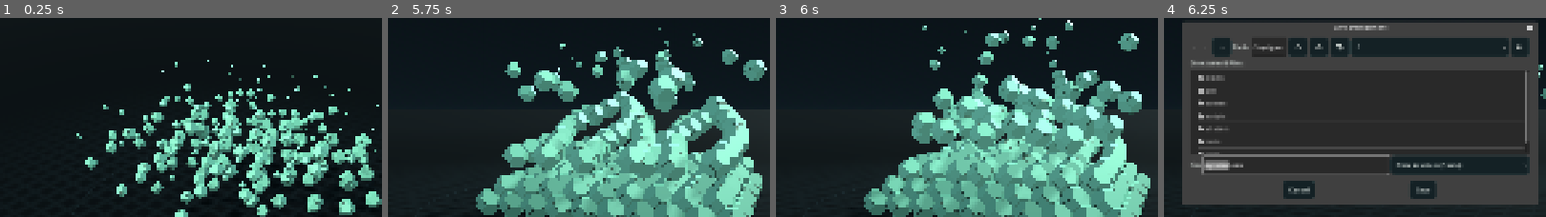
Above: before the commit, frames 1-4 (left to right).
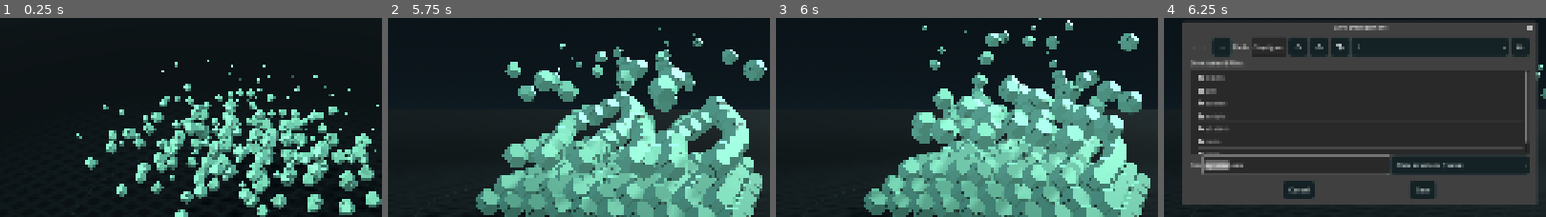
Above: after the commit, the same moments.

Repository: makevoid/godocta
Game: Godot game, scene res://scenes/main.tscn
Two runs of this game, one before a commit and one after it. Both use one fixed random seed, a clock stepped at 60 frames per second and the inputs below.
Inputs (mouse positions are % of the whole screen's width and height, from its top left):
- Up to frame 1 (0.25 s): no input
- Up to frame 2 (5.75 s): click "Replay R" at 0.5 s; click "Replay R" at 1.25 s; click "Replay R" at 2 s; tap Enter at 2.75 s; move the mouse to (72, 45) at 2.77 s; hold Right 2.78-3.5 s; tap 1 at 2.85 s; click (72, 45) at 2.92 s; tap Space at 3.02 s; drag from (30, 55) to (45, 70) at 3.52 s; move the mouse to (60, 27) at 4.27 s; hold Right 4.28-5 s; tap 3 at 4.35 s; drag from (45, 70) to (20, 35) at 5.02 s
- Up to frame 3 (6 s): move the mouse to (80, 65) at 5.77 s; hold Left from 5.78 s (still down); tap 5 at 5.85 s
- Up to frame 4 (6.25 s): keep holding Left; tap Space at 6.02 s
The pictures show only the part of the screen within x 24-74%, y 17-67%; the shares and areas given below are measured in that part.

Frames 1-3 are identical in both runs. In frame 4, 0.1% of the frame differs, in the area x 39-98%, y 3-76%.

Commit message:
add octas

Diff:
--- a/scripts/rendering/world_theme.gd
+++ b/scripts/rendering/world_theme.gd
@@ -66,4 +66,127 @@
 			"silhouette": Color("59607a"), "silhouette_height": 0.03, "silhouette_city": 1.0, "silhouette_seed": 5.0, "haze": 0.35,
 			"ground": Color("1f3d4f"), "water": 1.0, "water_level": 0.25, "azimuth": -60.0,
 		}),
+		# Paris parkland with a low city skyline in the haze.
+		"eiffel_tower": _late_afternoon({
+			"zenith": Color("6a84aa"), "horizon": Color("efd2b0"), "below": Color("b9b29c"),
+			"silhouette": Color("7d8296"), "silhouette_height": 0.035, "silhouette_city": 1.0, "silhouette_seed": 9.0, "haze": 0.45,
+			"ground": Color("4a5c36"), "mottle": 0.3, "azimuth": -45.0,
+		}),
+		# Red Square: paved city plaza, a low Moscow skyline in the haze.
+		"st_basils_cathedral": _late_afternoon({
+			"zenith": Color("6a82aa"), "horizon": Color("ead2b6"), "below": Color("a8a499"),
+			"silhouette": Color("6f7488"), "silhouette_height": 0.035, "silhouette_city": 1.0, "silhouette_seed": 9.0, "haze": 0.45,
+			"ground": Color("55524c"), "mottle": 0.2, "azimuth": -40.0,
+		}),
+		# Hazy Agra afternoon over the dusty Yamuna plain.
+		"taj_mahal": _late_afternoon({
+			"zenith": Color("7189ab"), "horizon": Color("efd2b0"), "below": Color("c4b294"),
+			"silhouette": Color("8d8a70"), "silhouette_height": 0.035, "silhouette_seed": 13.0, "haze": 0.6,
+			"ground": Color("6b6646"), "mottle": 0.3, "azimuth": -30.0,
+		}),
+		# Open Caribbean sea; the hull sits in the water.
+		"pirate_galleon": _late_afternoon({
+			"zenith": Color("5a7fae"), "horizon": Color("ecd5bd"), "below": Color("a3bfcc"),
+			"cloud_scale": 1.2,
+			"ground": Color("1b5468"), "water": 1.0, "water_level": 2.4, "azimuth": -30.0,
+		}),
+		# Grassy plain with low wooded hills; the moat is part of the build.
+		"japanese_castle": _late_afternoon({
+			"zenith": Color("6a82a8"), "horizon": Color("ebd2bc"), "below": Color("b5b49c"),
+			"silhouette": Color("6f7f6c"), "silhouette_height": 0.07, "silhouette_seed": 13.0, "haze": 0.5,
+			"ground": Color("4a5e34"), "mottle": 0.3, "azimuth": -30.0,
+		}),
+		# Atlantic coast; the sea layer is part of the build and runs on into the theme ocean.
+		"lighthouse_cove": _late_afternoon({
+			"zenith": Color("5c7fac"), "horizon": Color("ead6c2"), "below": Color("a6bccb"),
+			"cloud_scale": 1.2, "haze": 0.4,
+			"ground": Color("1e5670"), "water": 1.0, "water_level": 0.6, "azimuth": -35.0,
+		}),
+		# Île de la Cité: the Seine around the island, a low Paris skyline in the haze.
+		"gothic_cathedral": _late_afternoon({
+			"zenith": Color("6a84aa"), "horizon": Color("efd4b4"), "below": Color("a7b4b8"),
+			"silhouette": Color("7d8296"), "silhouette_height": 0.035, "silhouette_city": 1.0, "silhouette_seed": 11.0, "haze": 0.45,
+			"ground": Color("2a5a6e"), "water": 1.0, "water_level": 0.35, "azimuth": -45.0,
+		}),
+		# Alpine meadow below blue Bavarian mountains.
+		"neuschwanstein": _late_afternoon({
+			"zenith": Color("6584ad"), "horizon": Color("ecd3b8"), "below": Color("b3b59e"),
+			"silhouette": Color("6a7a96"), "silhouette_height": 0.16, "silhouette_seed": 18.0, "haze": 0.5,
+			"ground": Color("44592f"), "mottle": 0.35, "azimuth": -35.0,
+		}),
+		# Hazy London afternoon on the Thames, a low city skyline beyond.
+		"tower_bridge": _late_afternoon({
+			"zenith": Color("6680a8"), "horizon": Color("e8cfb4"), "below": Color("9aa3ad"),
+			"cloud_color": Color("d8c8bf"),
+			"silhouette": Color("6c7286"), "silhouette_height": 0.035, "silhouette_city": 1.0, "silhouette_seed": 7.0, "haze": 0.5,
+			"ground": Color("2a4a5c"), "water": 1.0, "water_level": 0.6, "azimuth": -40.0,
+		}),
+		# Tuscan meadow with low ochre hills and a faint city skyline in the haze.
+		"piazza_dei_miracoli": _late_afternoon({
+			"zenith": Color("6b86ac"), "horizon": Color("efd6b4"), "below": Color("b8b49a"),
+			"silhouette": Color("8a8c78"), "silhouette_height": 0.04, "silhouette_city": 1.0, "silhouette_seed": 13.0, "haze": 0.45,
+			"ground": Color("4b6034"), "mottle": 0.3, "azimuth": -40.0,
+		}),
+		# Beijing parkland in a hazy afternoon, a low city skyline beyond the cypresses.
+		"temple_of_heaven": _late_afternoon({
+			"zenith": Color("6a82a6"), "horizon": Color("e8d0b4"), "below": Color("b0ad98"),
+			"silhouette": Color("767c8c"), "silhouette_height": 0.03, "silhouette_city": 1.0, "silhouette_seed": 21.0, "haze": 0.55,
+			"ground": Color("475a33"), "mottle": 0.3, "azimuth": -35.0,
+		}),
+		# Desert floor under a high sky, distant red mesas in the haze.
+		"wild_west_town": _late_afternoon({
+			"zenith": Color("5f86b8"), "horizon": Color("f0d2a8"), "below": Color("c9a882"),
+			"silhouette": Color("b0674a"), "silhouette_height": 0.06, "silhouette_seed": 17.0, "haze": 0.45,
+			"ground": Color("b98f5e"), "mottle": 0.3, "azimuth": -40.0,
+		}),
+		# Provençal garrigue: dry olive-green hills in a warm haze above the Gardon gorge.
+		"pont_du_gard": _late_afternoon({
+			"zenith": Color("6886ad"), "horizon": Color("efd5b2"), "below": Color("b9b49a"),
+			"silhouette": Color("7f8a6e"), "silhouette_height": 0.06, "silhouette_seed": 17.0, "haze": 0.5,
+			"ground": Color("56603c"), "mottle": 0.3, "azimuth": -40.0,
+		}),
+		# Florida coastal scrub at Cape Canaveral; a flat, hazy Atlantic horizon.
+		"saturn_v_launch": _late_afternoon({
+			"zenith": Color("5f82ae"), "horizon": Color("ecd6bc"), "below": Color("b2b49a"),
+			"cloud_scale": 1.2,
+			"silhouette": Color("7f8c7a"), "silhouette_height": 0.02, "silhouette_seed": 21.0, "haze": 0.45,
+			"ground": Color("4d6136"), "mottle": 0.3, "azimuth": -40.0,
+		}),
+		# Aegean caldera: deep blue sea and a hazy line of island ridges.
+		"santorini": _late_afternoon({
+			"zenith": Color("5a80b0"), "horizon": Color("efd6bc"), "below": Color("9fbccc"),
+			"silhouette": Color("7d7f8c"), "silhouette_height": 0.05, "silhouette_seed": 21.0, "haze": 0.4,
+			"ground": Color("1d5873"), "water": 1.0, "water_level": 0.6, "azimuth": -35.0,
+		}),
+		# Open Pacific swell; the hull sits in the water.
+		"battleship": _late_afternoon({
+			"zenith": Color("5c7ca8"), "horizon": Color("e4d6c8"), "below": Color("a2b6c6"),
+			"cloud_scale": 1.3, "haze": 0.35,
+			"ground": Color("1c4a64"), "water": 1.0, "water_level": 4.6, "azimuth": -35.0,
+		}),
+		# High in the sky: towering clouds, hazy hills and a pale meadow far below.
+		"floating_islands": _late_afternoon({
+			"zenith": Color("5f84b4"), "horizon": Color("efd9c2"), "below": Color("c9d3dc"),
+			"cloud_scale": 1.4, "clouds": 0.85,
+			"silhouette": Color("8d9ab8"), "silhouette_height": 0.06, "silhouette_seed": 17.0, "haze": 0.6,
+			"ground": Color("6f8a5c"), "mottle": 0.3, "azimuth": -35.0,
+		}),
+		# Thessalian plain under the Pindus foothills; hazy ridges behind the pillars.
+		"meteora": _late_afternoon({
+			"zenith": Color("6a84aa"), "horizon": Color("ecd2b2"), "below": Color("b6b098"),
+			"silhouette": Color("737c8c"), "silhouette_height": 0.1, "silhouette_seed": 17.0, "haze": 0.55,
+			"ground": Color("4f5e38"), "mottle": 0.3, "azimuth": -40.0,
+		}),
+		# Humid Cambodian plain: hazy jungle tree line, golden west light on the façade.
+		"angkor_wat": _late_afternoon({
+			"zenith": Color("6b86ab"), "horizon": Color("f0cfa4"), "below": Color("b2b08f"),
+			"silhouette": Color("5f7458"), "silhouette_height": 0.04, "silhouette_seed": 17.0, "haze": 0.6,
+			"ground": Color("3f5a2e"), "mottle": 0.35, "azimuth": -25.0,
+		}),
+		# Paved Old Town square with a low Prague skyline of roofs and spires in the haze.
+		"prague_old_town": _late_afternoon({
+			"zenith": Color("6a82a8"), "horizon": Color("ecd2b6"), "below": Color("aaa59a"),
+			"silhouette": Color("737a8e"), "silhouette_height": 0.04, "silhouette_city": 1.0, "silhouette_seed": 17.0, "haze": 0.45,
+			"ground": Color("57534c"), "mottle": 0.2, "azimuth": -40.0,
+		}),
 	}
--- a/tests/test_core.gd
+++ b/tests/test_core.gd
@@ -303,7 +303,13 @@
 ## The Go generator's output (gen/, `go run ./cmd/octagen`) must load and be colored.
 func _test_generated_builds() -> void:
 	var codec := OctaFile.new()
-	for name in ["arena", "castle", "cruise_ship", "manhattan", "medieval_tower"]:
+	for name in [
+		"angkor_wat", "arena", "battleship", "castle", "cruise_ship", "eiffel_tower",
+		"floating_islands", "gothic_cathedral", "japanese_castle", "lighthouse_cove", "manhattan",
+		"medieval_tower", "meteora", "neuschwanstein", "piazza_dei_miracoli", "pirate_galleon",
+		"pont_du_gard", "prague_old_town", "santorini", "saturn_v_launch", "st_basils_cathedral",
+		"taj_mahal", "temple_of_heaven", "tower_bridge", "wild_west_town"
+	]:
 		var structure := codec.load_structure("res://structures/%s.octa" % name)
 		check(structure != null, "Generated %s loads: %s" % [name, codec.last_error])
 		if structure == null:
Not shown, added: docs/build-ideas.md
Not shown, changed: gen/cmd/octagen/main.go
Not shown, added: gen/cmd/octapreview/main.go
Not shown, added: gen/cmd/octapreview/render.go
Not shown, added: gen/scenes/angkor_wat.go
Not shown, added: gen/scenes/battleship.go
Not shown, added: gen/scenes/eiffel_tower.go
Not shown, added: gen/scenes/floating_islands.go
Not shown, added: gen/scenes/gothic_cathedral.go
Not shown, added: gen/scenes/japanese_castle.go
Not shown, added: gen/scenes/lighthouse_cove.go
Not shown, added: gen/scenes/meteora.go
(and 33 more such lines)
